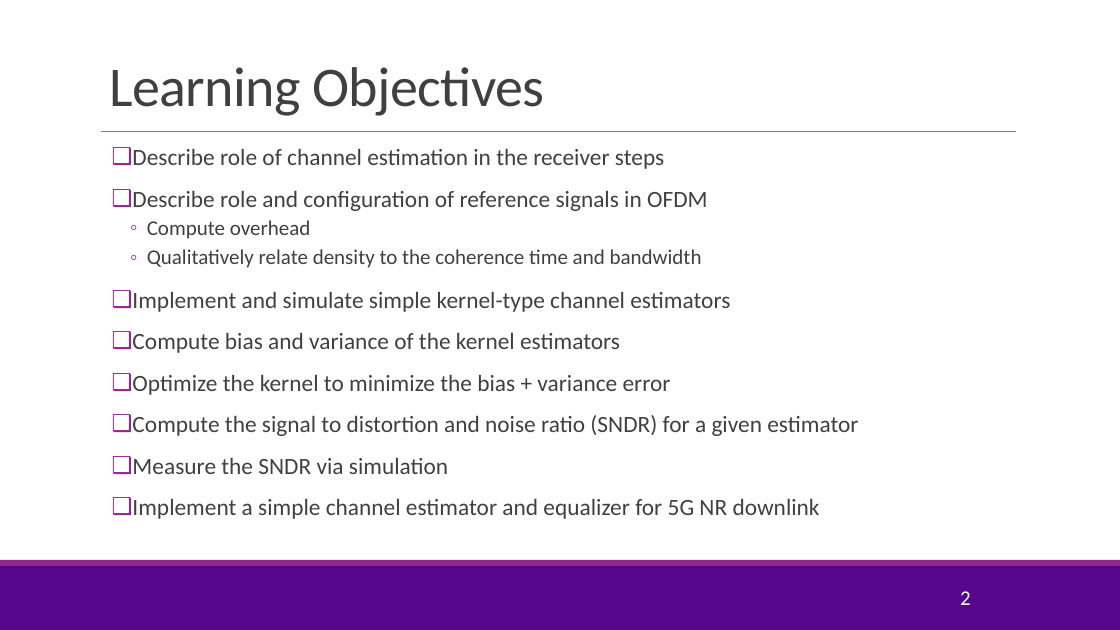
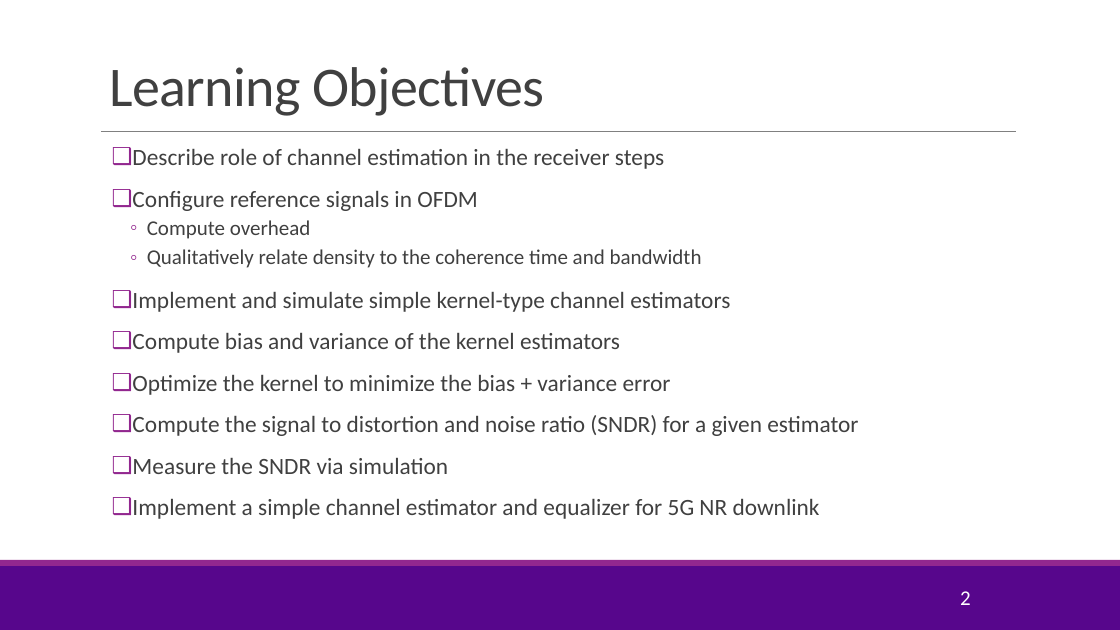
Before and after one commit to sdrangan/wirelesscomm, a slide deck: slide 2 of lectures/Unit07_ChanEst.pptx. Drawn at 1120x630 pixels with LibreOffice and Linux fonts; fonts in the diff are those of the drawing; background and template pictures are left out. Boxes give left, top, right and bottom in pixels: in the first picture for what was removed or moved away, otherwise in the second. Text is boxed around its words. In the diff, an @@ line names an element or a change of style, - is before the commit and + after.

```diff
--- a/lectures/Unit07_ChanEst.pptx
+++ b/lectures/Unit07_ChanEst.pptx
@@ text at [132,191,478,211]: text changed @@
-❑ Describe role and configuration of reference signals in OFDM
+❑ Configure reference signals in OFDM
```
Also in this commit, not shown: 1 other slide changed, 4 other files.
